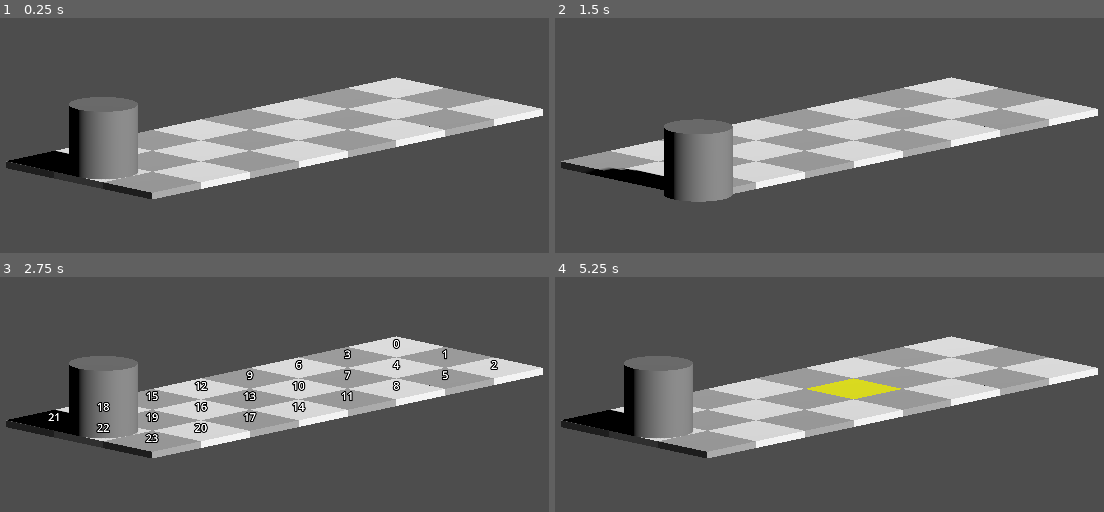
Above: before the commit, frames 1-4 (two rows, left to right).
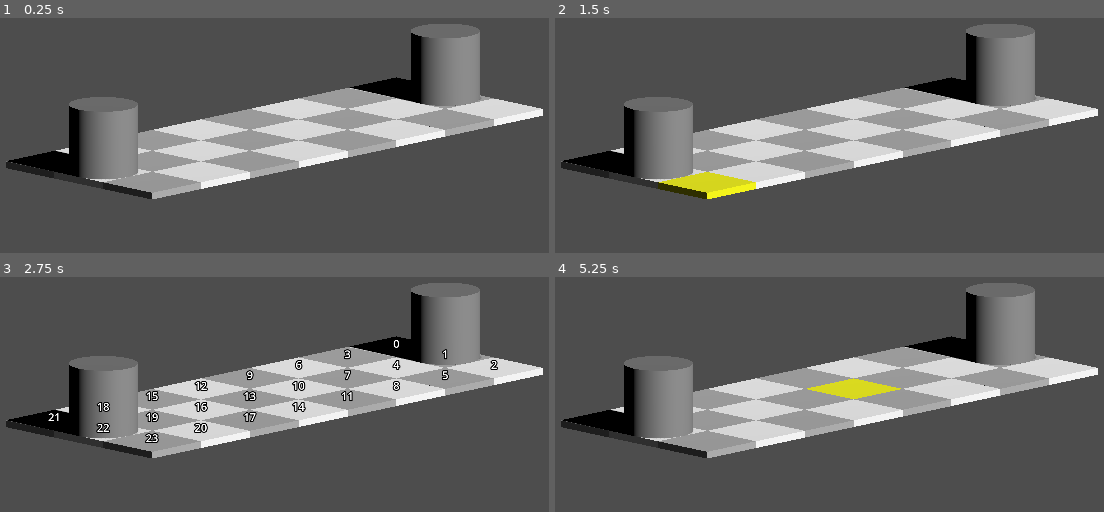
Above: after the commit, the same moments.

Repository: bejado/3d-platformer-tactics
Game: Godot game, scene res://main.tscn
Same seed, same stepped clock (60 frames per second), same inputs: the game is played once before the commit and once after it.
Inputs (mouse positions are in pixels of both pictures, inside the frame that each line leads up to):
- Up to frame 1 (0.25 s): no input
- Up to frame 2 (1.5 s): tap Enter at 0.5 s; move the mouse to (1005, 112) at 0.52 s; hold D 0.53-1.25 s; click (1005, 112) at 0.67 s; tap Space at 1.25 s; drag from (670, 156) to (791, 224) at 1.27 s
- Up to frame 3 (2.75 s): move the mouse to (356, 295) at 2.02 s; hold D from 2.03 s (still down)
- Up to frame 4 (5.25 s): release D at 2.75 s; tap Enter at 2.75, 4.25 s; drag from (791, 483) to (587, 326) at 2.77 s; tap Space at 3.5, 5 s; move the mouse to (1071, 460) at 3.52 s; drag from (587, 326) to (708, 281) at 4.27 s; move the mouse to (867, 394) at 5.02 s; click (867, 394) at 5.17 s

The runs differ from the first frame. In frame 1, 4.2% of the frame differs, in the area x 63-88%, y 2-38%; in frame 2, 11%, in the area x 1-88%, y 2-79%; in frame 3, 4.1%; in frame 4, 4.2%.

Commit message:
Allow champion to be dragged only on their turn

Diff:
--- a/main.gd
+++ b/main.gd
@@ -1,6 +1,7 @@
 extends Node3D
 
 @onready var grid := $Floor
+@onready var champions : Array[MeshInstance3D] = [$Champion0, $Champion1]
 
 var current_player_id: int = 0
 
@@ -12,7 +13,8 @@
 
 func _on_turn_started(player_id: int) -> void:
 	self.current_player_id = player_id
-	print("Turn started for player ", player_id)
+	for i in champions.size():
+		champions[i].can_be_dragged = i == player_id
 
 func _on_cell_clicked(_cell_index: int) -> void:
 	Game.end_turn(self.current_player_id)
--- a/main.tscn
+++ b/main.tscn
@@ -33,12 +33,23 @@
 cols = 3
 spacing = 1.0
 
-[node name="Champion" type="MeshInstance3D" parent="."]
+[node name="Champion0" type="MeshInstance3D" parent="."]
 transform = Transform3D(1, 0, 0, 0, 1, 0, 0, 0, 1, 0, 0.6, 3.5)
 mesh = SubResource("CylinderMesh_ig7tw")
 script = ExtResource("2_0xm2m")
 
-[node name="StaticBody3D" type="StaticBody3D" parent="Champion"]
+[node name="StaticBody3D" type="StaticBody3D" parent="Champion0"]
 
-[node name="CollisionShape3D" type="CollisionShape3D" parent="Champion/StaticBody3D"]
+[node name="CollisionShape3D" type="CollisionShape3D" parent="Champion0/StaticBody3D"]
 shape = SubResource("CylinderShape3D_0xm2m")
+
+[node name="Champion1" type="MeshInstance3D" parent="."]
+transform = Transform3D(1, 0, 0, 0, 1, 0, 0, 0, 1, 0, 0.6, -3.5)
+mesh = SubResource("CylinderMesh_ig7tw")
+script = ExtResource("2_0xm2m")
+can_be_dragged = false
+
+[node name="StaticBody3D" type="StaticBody3D" parent="Champion1"]
+
+[node name="CollisionShape3D" type="CollisionShape3D" parent="Champion1/StaticBody3D"]
+shape = SubResource("CylinderShape3D_0xm2m")
